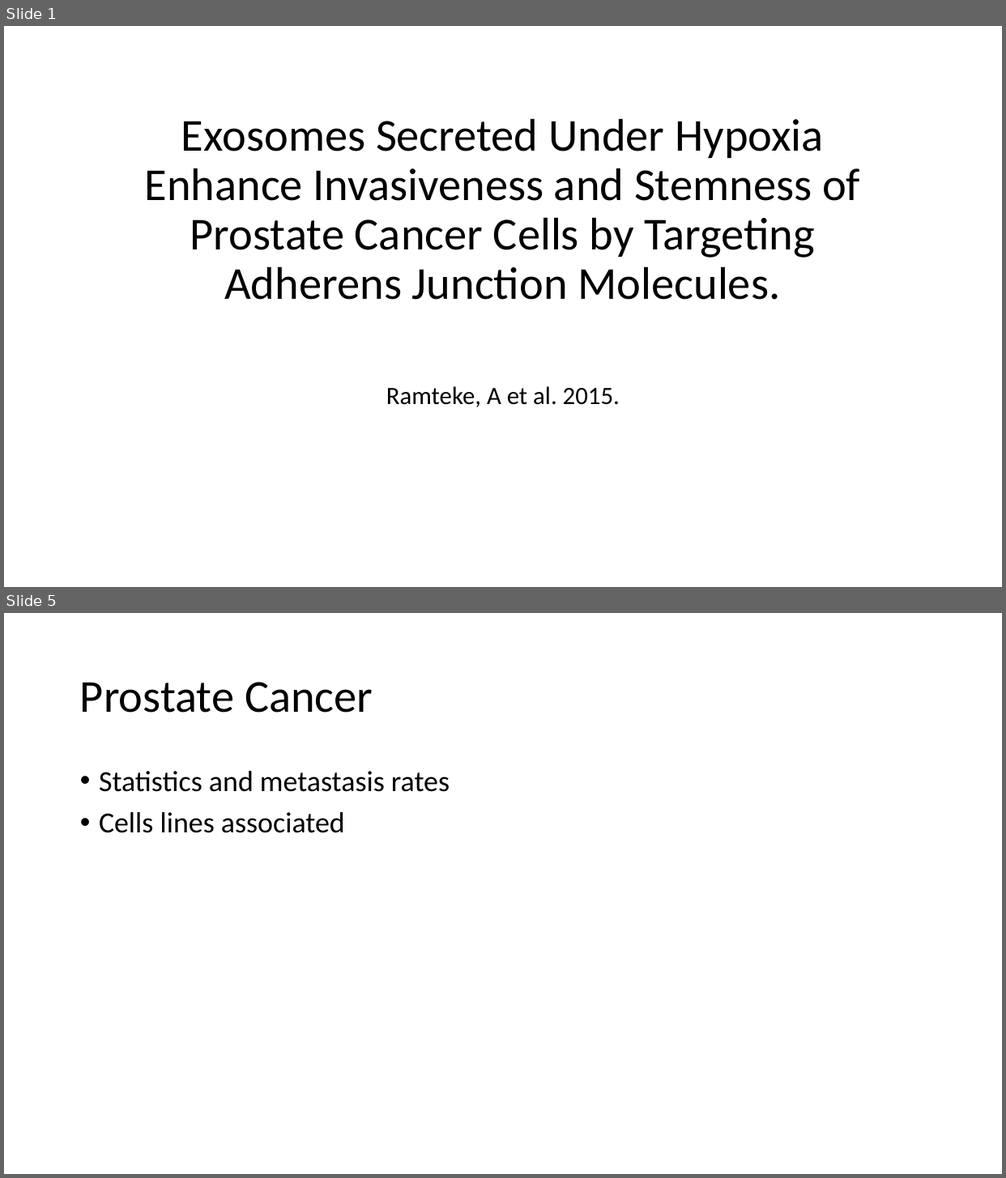
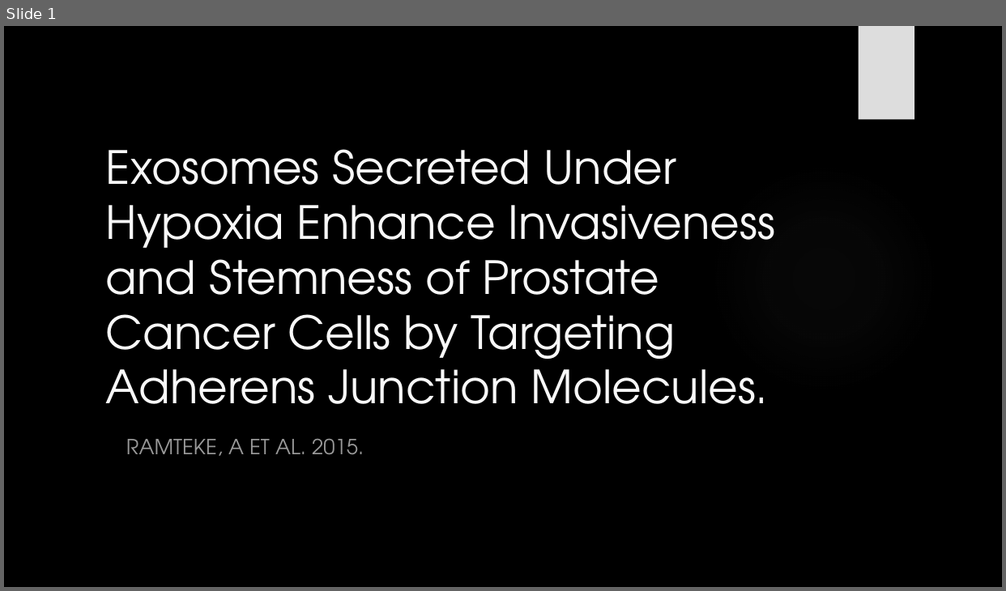
Before and after one commit to HarleyRobinson/Honours2, a slide deck: BackgroundInfo/JCslides.pptx. Shown one above the other, each under a label of ours: slides 1 and 5 before the commit, slide 1 after it; the slides between them are not shown. The pictures are 1006x1178 and 1006x591 pixels, drawn with LibreOffice and Linux fonts; fonts in the diff are those of the drawing; background and template pictures are left out. Boxes give left, top, right and bottom in pixels: in the first picture for what was removed or moved away, otherwise in the second. Text is boxed around its words. In the diff, an @@ line names an element or a change of style, - is before the commit and + after.

```diff
--- a/BackgroundInfo/JCslides.pptx
+++ b/BackgroundInfo/JCslides.pptx
@@ slide 5 removed at box(4, 613, 1002, 1174), background #FFFFFF @@
@@ title removed at box(80, 682, 373, 713) @@
-Prostate Cancer
@@ text removed at box(99, 771, 450, 833) @@
-• Statistics and metastasis rates
-• Cells lines associated
@@ slide 1 changed as well @@
@@ background #FFFFFF to picture (left out) @@
@@ rectangle added at box(859, 26, 914, 120), fill #DDDDDD @@
@@ title "Exosomes Secreted Under Hypoxia Enhance ...": place and size @@
-title "Exosomes Secreted Under Hypoxia Enhance ..." at box(145, 118, 860, 300)
+title "Exosomes Secreted Under Hypoxia Enhance ..." at box(106, 149, 775, 404)
@@ title "Exosomes Secreted Under Hypoxia Enhance ..." at box(106, 149, 775, 404): font Calibri to TeX Gyre Adventor, text colour #000000 to #F8F8F8; alignment centre to left; line spacing 0.9 to 1 @@
@@ ellipse added at box(709, 163, 939, 394), fill gradient #666666 @@
@@ subtitle at box(126, 439, 364, 456): text changed; size 24 to 20 pt; font Calibri to TeX Gyre Adventor; text colour #000000 to #999999 @@
-Ramteke, A et al. 2015.
+RAMTEKE, A ET AL. 2015.
```
Also in this commit, not shown: 10 other slides changed, 3 slides added, 2 other slides removed, 5 other files.
